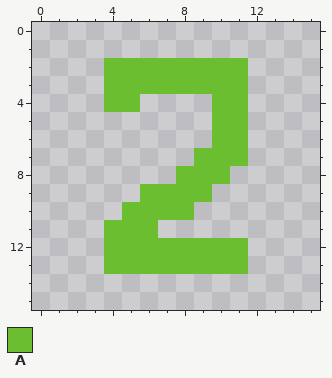
Pixel-art file: Assets/TwoMines.aseprite. The picture above is the old version.
16x16 pixels, 1 frame.
Palette (. is transparent): A #6abe30
Pixels before, first column x 4:
 2 AAAAAAAA
 3 AAAAAAAA
 4 AA....AA
 5 ......AA
 6 ......AA
 7 .....AAA
 8 ....AAA.
 9 ..AAAA..
10 .AAAA...
11 AAA.....
12 AAAAAAAA
13 AAAAAAAA
After:
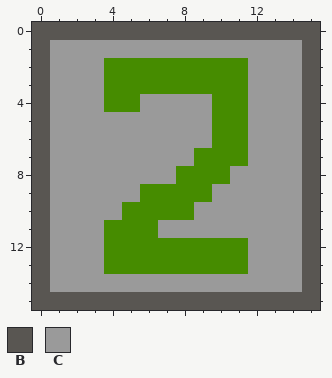
Colours new in this view: B #595652  C #9a9a9a
Author's note on the commit: Art improvement and lots of mine logic
The edit:
layer "Layer 2" added
colour A: #6abe30 -> #468c00
Changed rows in their new state; - is a pixel that keeps its letter.
Layer "Layer 2":
first column x 0:
 0 BBBBBBBBBBBBBBBB
 1 BCCCCCCCCCCCCCCB
 2 BCCC--------CCCB
 3 BCCC--------CCCB
 4 BCCC--CCCC--CCCB
 5 BCCCCCCCCC--CCCB
 6 BCCCCCCCCC--CCCB
 7 BCCCCCCCC---CCCB
 8 BCCCCCCC---CCCCB
 9 BCCCCC----CCCCCB
10 BCCCC----CCCCCCB
11 BCCC---CCCCCCCCB
12 BCCC--------CCCB
13 BCCC--------CCCB
14 BCCCCCCCCCCCCCCB
15 BBBBBBBBBBBBBBBB
